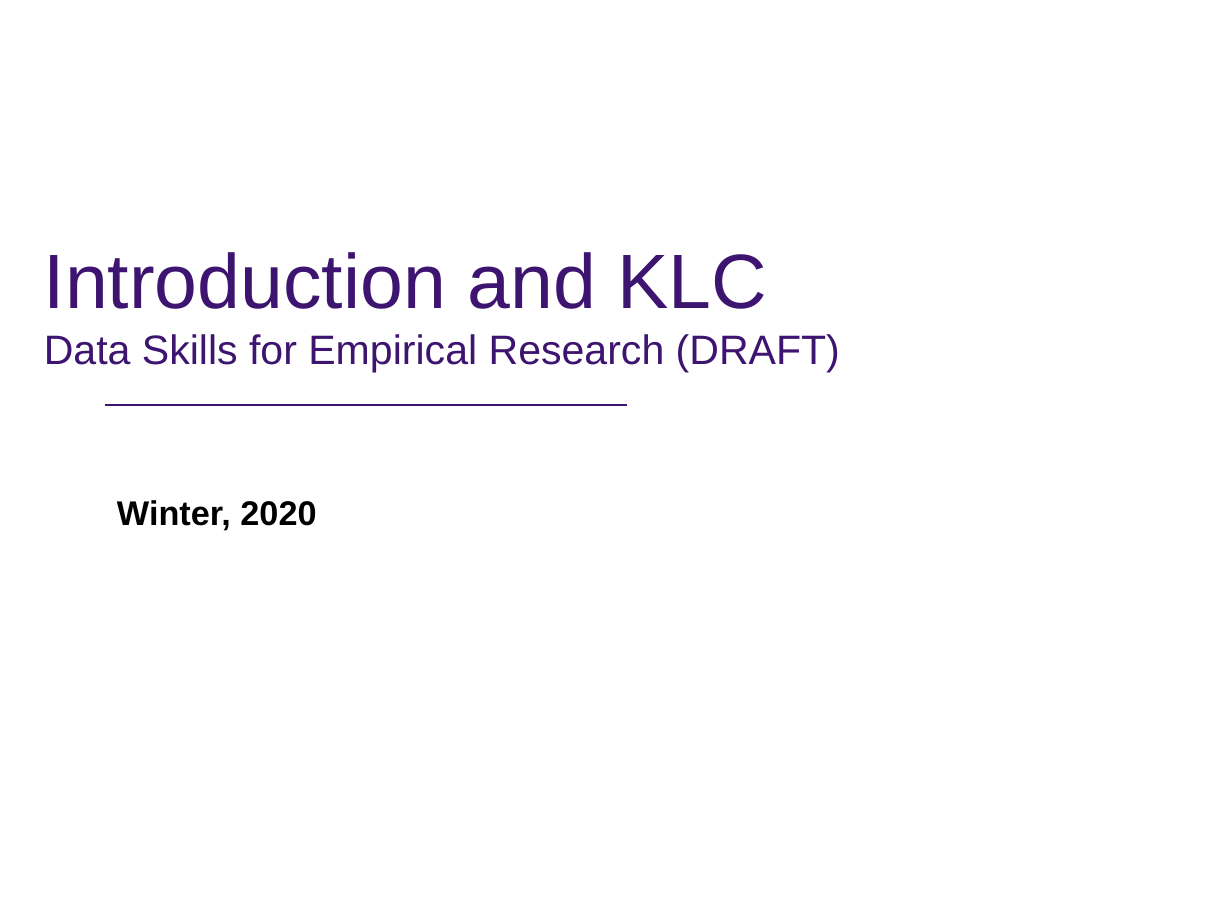
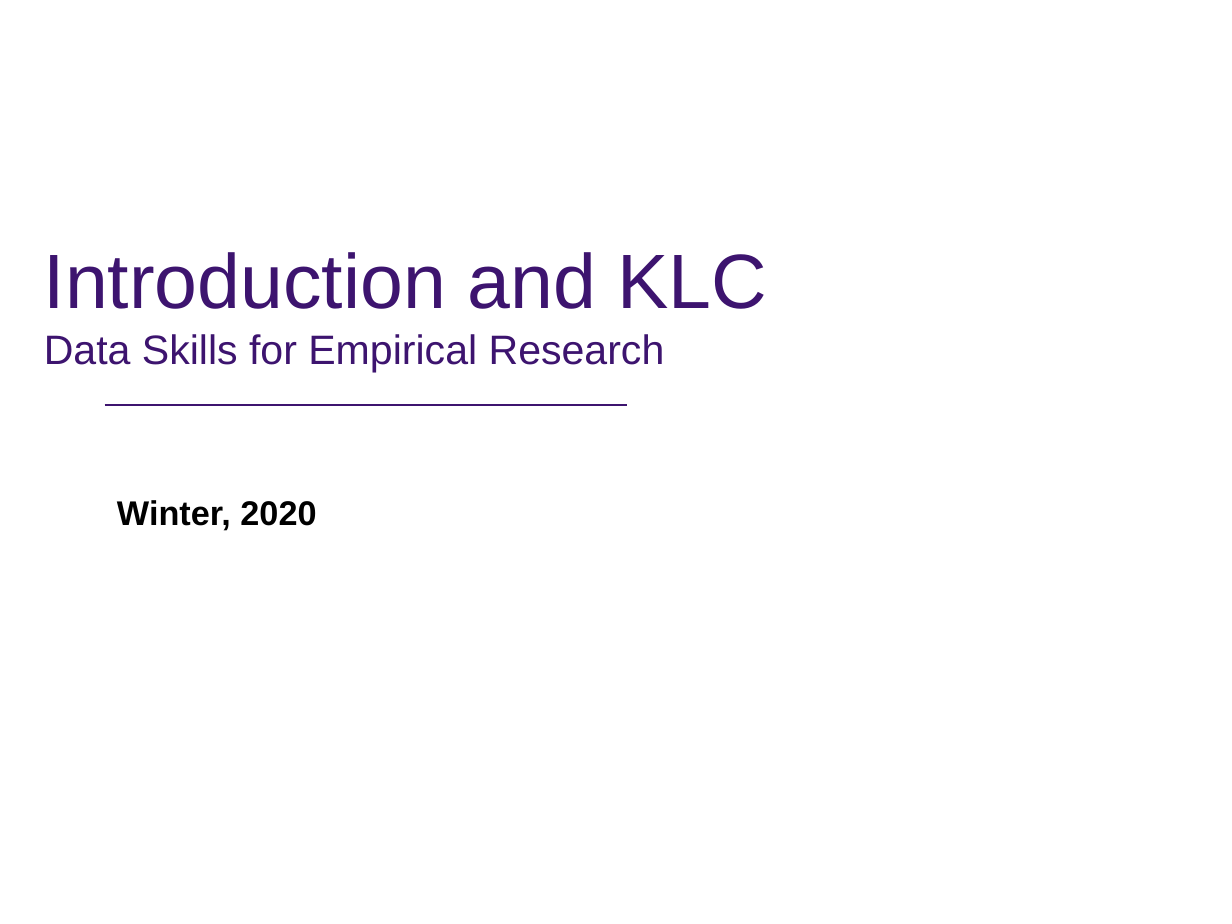
Before and after one commit to rs-kellogg/empirical-workshop-2020, a slide deck: slide 1 of 1-klc/2020 - Intro and KLC.pptx. Drawn at 1232x924 pixels with LibreOffice and Linux fonts; fonts in the diff are those of the drawing; background and template pictures are left out. Boxes give left, top, right and bottom in pixels: in the first picture for what was removed or moved away, otherwise in the second. Text is boxed around its words. In the diff, an @@ line names an element or a change of style, - is before the commit and + after.

Commit message:
Add files via upload
Made minor adjustments to the slides pre lecture. These are the slides from the lecture.

```diff
--- a/1-klc/2020 - Intro and KLC.pptx
+++ b/1-klc/2020 - Intro and KLC.pptx
@@ title at bbox=[44, 252, 767, 373]: text changed @@
-Introduction and KLC
-Data Skills for Empirical Research (DRAFT)
+Introduction and KLC
+Data Skills for Empirical Research
```
